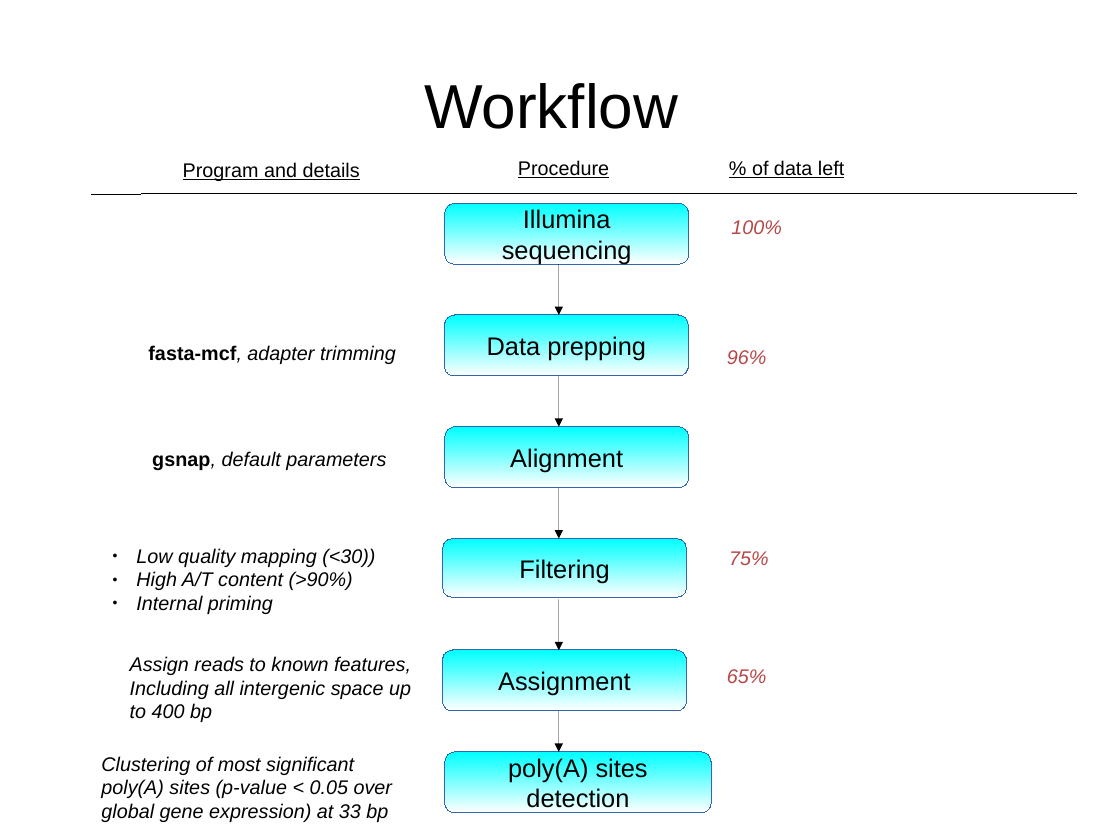
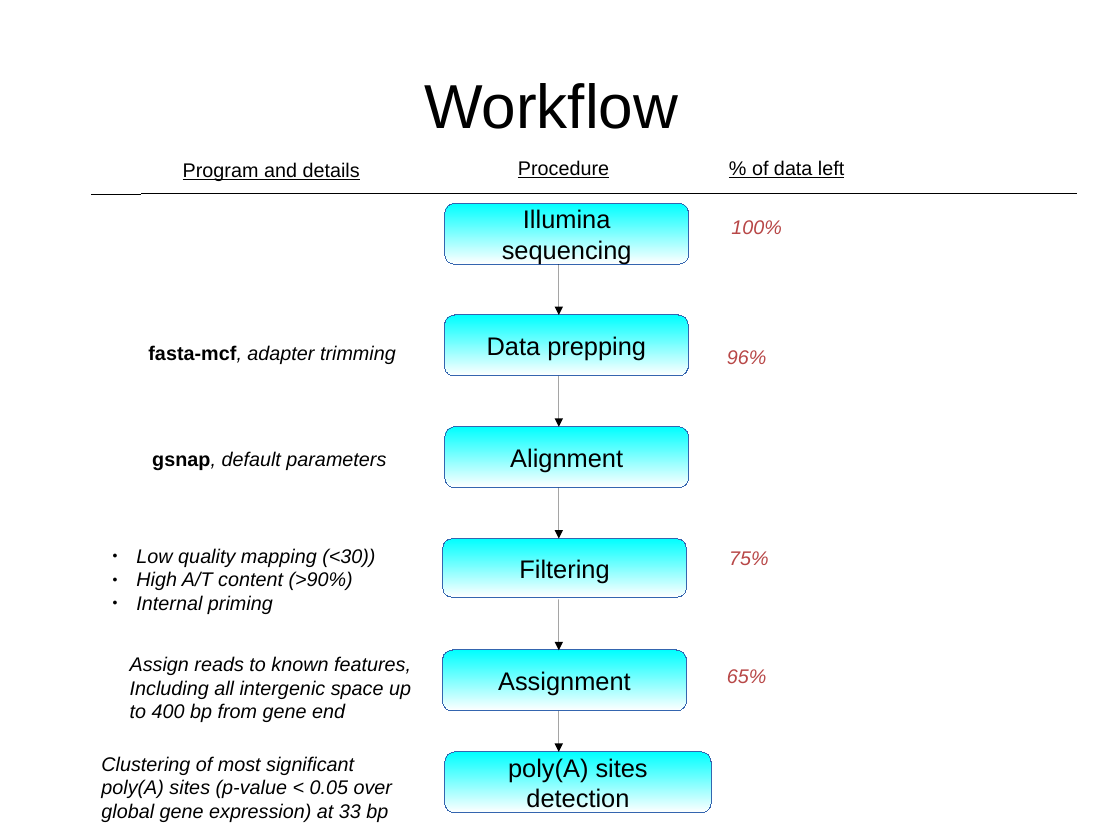
Before and after one commit to wilkinsonlab/m-oryzae-polya, a slide deck: slide 2 of doc/oryzae_data.odp. Drawn at 1120x840 pixels with LibreOffice and Linux fonts; fonts in the diff are those of the drawing. Boxes give left, top, right and bottom in pixels: in the first picture for what was removed or moved away, otherwise in the second. Text is boxed around its words. In the diff, an @@ line names an element or a change of style, - is before the commit and + after.

```diff
--- a/doc/oryzae_data.odp
+++ b/doc/oryzae_data.odp
@@ text at (130,703,345,722): text changed @@
-to 400 bp
+to 400 bp from gene end
```
Also in this commit, not shown: 1 other slide changed, 1 other file.
